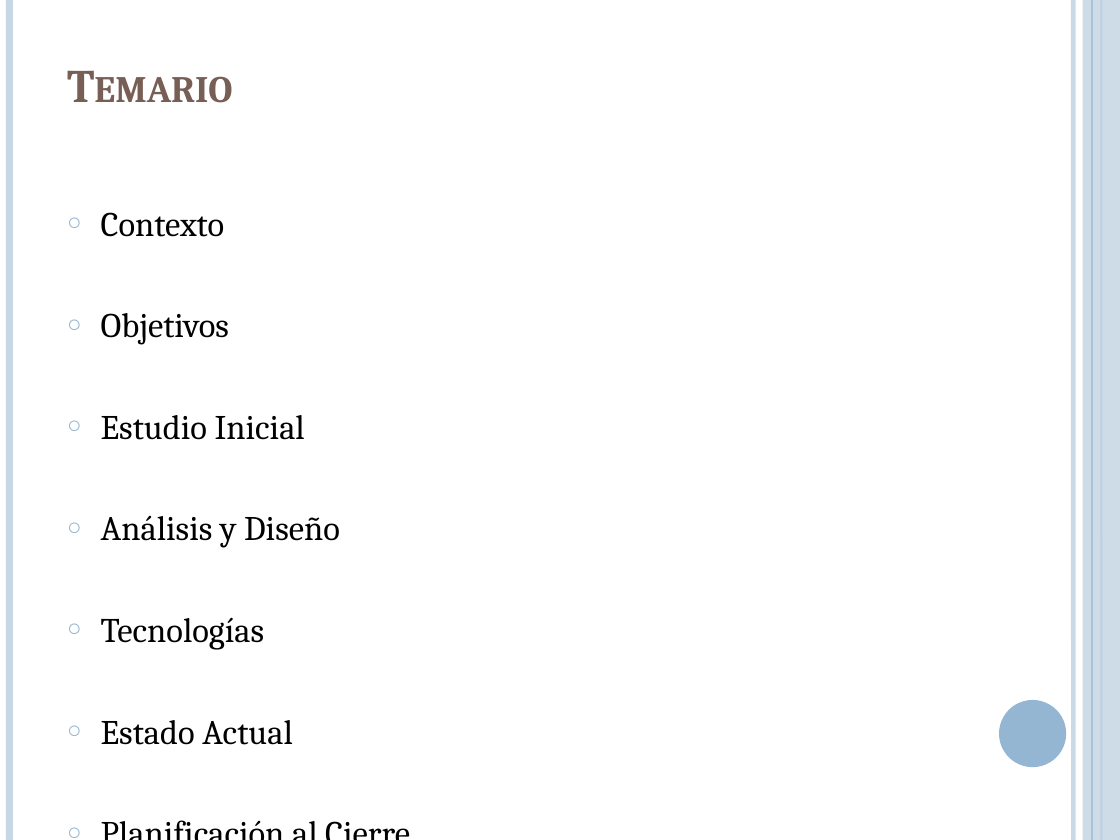
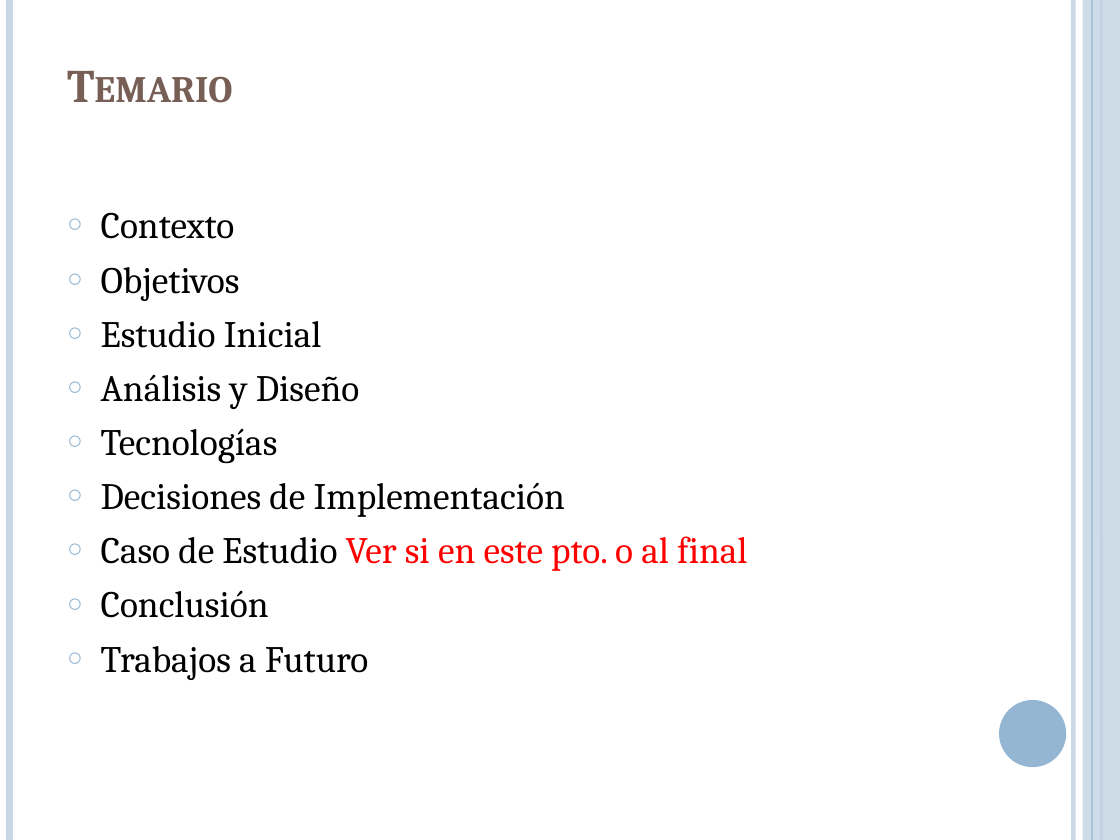
Before and after one commit to lcpaso1/integracion-gis-pge, a slide deck: slide 2 of Presentacion.pptx. Drawn at 1120x840 pixels with LibreOffice and Linux fonts; fonts in the diff are those of the drawing. Boxes give left, top, right and bottom in pixels: in the first picture for what was removed or moved away, otherwise in the second. Text is boxed around its words. In the diff, an @@ line names an element or a change of style, - is before the commit and + after.

```diff
--- a/Presentacion.pptx
+++ b/Presentacion.pptx
@@ text at (x1=101, y1=212, x2=360, y2=464): size 22.2 to 24 pt in "Contexto", "Objetivos", "Estudio Inicial", "Análisis y Diseño" and 1 more places @@
@@ text at (x1=101, y1=482, x2=748, y2=680): text changed; size 22.2 to 24 pt @@
-○ Estado Actual
-○ Planificación al Cierre
+○ Decisiones de Implementación
+○ Caso de Estudio Ver si en este pto. o al final
+○ Conclusión
+○ Trabajos a Futuro
```
Also in this commit, not shown: 5 other slides changed, 7 slides added, 2 slides removed.
